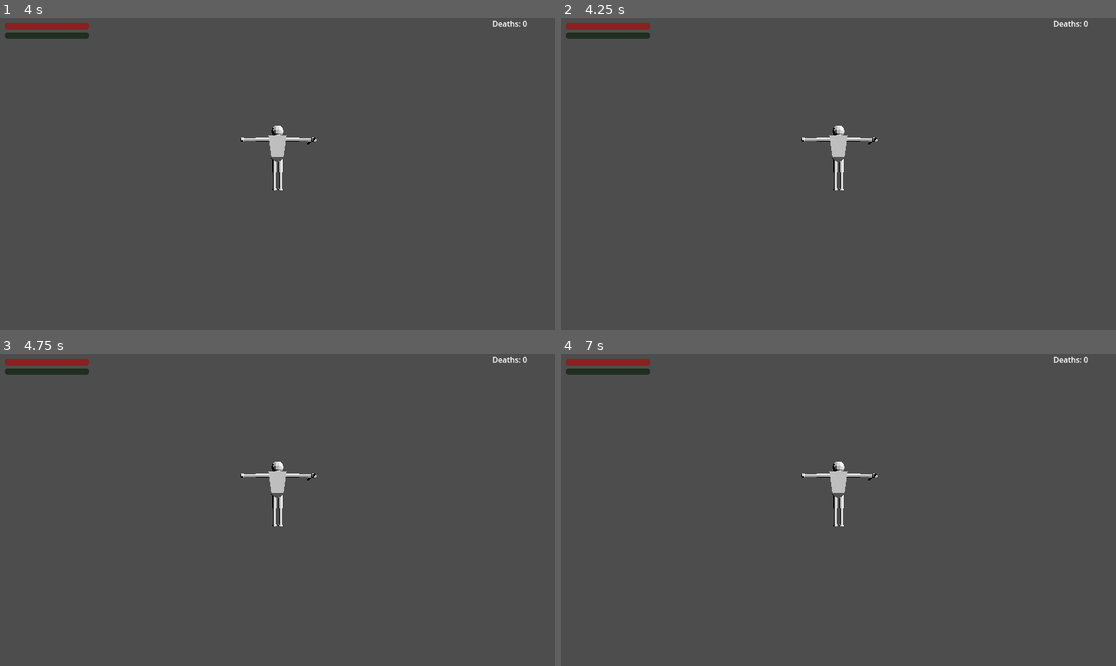
Above: before the commit, frames 1-4 (two rows, left to right).
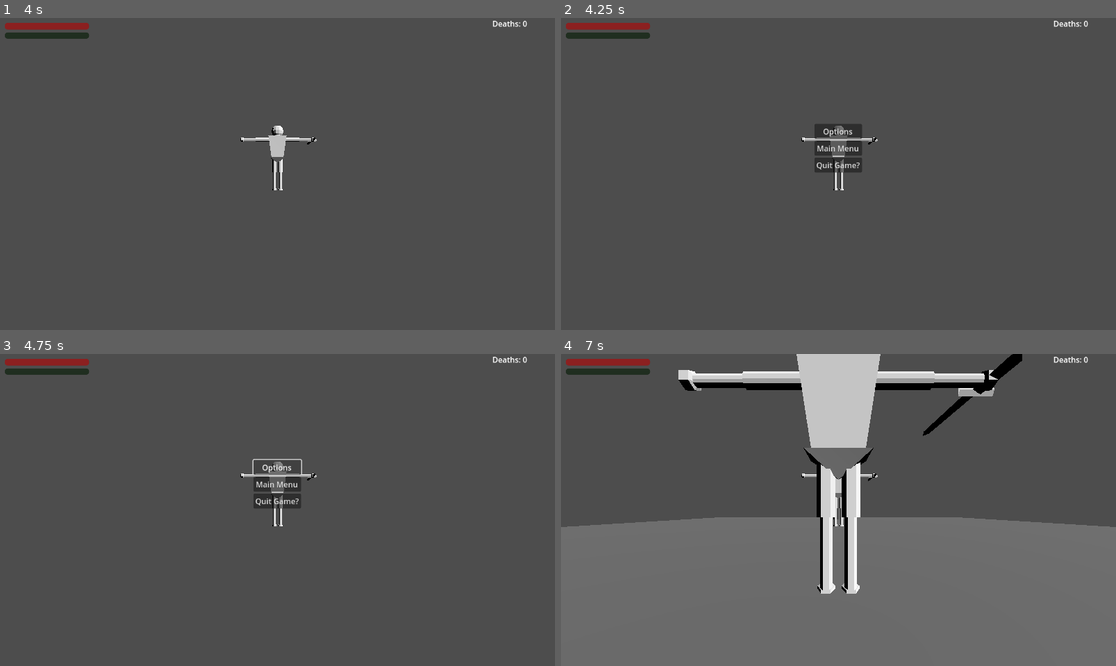
Above: after the commit, the same moments.

Repository: Simen732/Souls-like-game
Game: Godot game, scene res://scenes/main.tscn
Same seed, same stepped clock (60 frames per second), same inputs: the game is played once before the commit and once after it.
Inputs (mouse positions are in pixels of both pictures, inside the frame that each line leads up to):
- Up to frame 1 (4 s): move the mouse to (305, 174) at 0.52 s; hold W (up) from 0.53 s (still down); tap Space (dogde) at 0.6, 2.1, 3.6 s; tap F (jump) at 0.77, 1.52, 3.02, 3.77 s; move the mouse to (249, 174) at 1.27 s; tap Shift (run) at 1.35, 2.85 s; move the mouse to (288, 167) at 2.02 s; move the mouse to (271, 180) at 2.77 s; move the mouse to (316, 177) at 3.52 s
- Up to frame 2 (4.25 s): keep holding W (up); tap Escape (escape) at 4.15 s
- Up to frame 3 (4.75 s): release W (up) at 4.25 s; click (277, 466) at 4.25 s, where only the run after the commit has a clickable "Options"
- Up to frame 4 (7 s): click (838, 485) at 5 s, where only the run after the commit has a clickable "Main Menu"; click (838, 510) at 5.75 s, where only the run after the commit has a clickable "Main Menu"; click (838, 494) at 6.5 s, where only the run after the commit has a clickable "Play"

Frame 1 is identical in both runs. In frame 2, 1.1% of the frame differs, in the area x 45-55%, y 34-50%; in frame 3, 0.9%; in frame 4, 55%, in the area x 0-100%, y 0-100%.

Commit message:
lagt til main menu og in game menu

Diff:
--- a/Scripts/CharacterBody3D.gd
+++ b/Scripts/CharacterBody3D.gd
@@ -11,6 +11,7 @@
 @onready var currentHealth = $Health
 @onready var currentStamina = $Stamina
 @onready var death_counter = $deathCounter
+@onready var menu = $Menu
 
 #-----------------------------------------------------------------------------------------------------#
 
@@ -40,6 +41,7 @@
 #-----------------------------------------------------------------------------------------------------#
 
 func _ready():
+	menu.visible = false
 	currentStamina.max_value = maxStamina
 	currentStamina.value = currentStamina.max_value
 
@@ -75,9 +77,12 @@
 		if Menu_open == false:
 			Input.set_mouse_mode(Input.MOUSE_MODE_VISIBLE)
 			Menu_open = true
+			animation_player.play("Menu")
 		else:
 			Input.set_mouse_mode(Input.MOUSE_MODE_CAPTURED)
 			Menu_open = false
+			animation_player.play("menuClose")
+
 
 	# Handle movement and dodging
 	var input_dir = Input.get_vector("left", "right", "up", "down")
@@ -156,6 +161,7 @@
 	animation_player.play("RESET")
 	currentHealth.value = maxHealth
 	playerIsDying = false
+	menu.visible = false
 
 #-----------------------------------------------------------------------------------------------------#
 
--- /dev/null
+++ b/Scripts/main_menu.gd
@@ -0,0 +1,8 @@
+extends Control
+
+
+# Called when the node enters the scene tree for the first time.
+
+
+func _on_play_pressed():
+	get_tree().change_scene_to_file("res://scenes/main.tscn")
--- /dev/null
+++ b/Scripts/menu.gd
@@ -0,0 +1,9 @@
+extends Control
+
+
+func _on_quit_game_pressed():
+	get_tree().quit()
+
+
+func _on_main_menu_pressed():
+	get_tree().change_scene_to_file("res://scenes/main_menu.tscn")
--- a/scenes/mainDude.tscn
+++ b/scenes/mainDude.tscn
@@ -1,9 +1,10 @@
-[gd_scene load_steps=10 format=3 uid="uid://bm1tkh7x1d3cl"]
+[gd_scene load_steps=13 format=3 uid="uid://bm1tkh7x1d3cl"]
 
 [ext_resource type="Script" path="res://Scripts/CharacterBody3D.gd" id="1_5ft5w"]
 [ext_resource type="FontFile" uid="uid://b1cueuu1ntugv" path="res://Fonts/Times New Roman.ttf" id="2_a7juk"]
 [ext_resource type="AudioStream" uid="uid://ci6717seh6nkl" path="res://Sound-Effect and music/dark-souls-'-you-died-'-sound-effect-made-with-Voicemod.mp3" id="3_y6gpd"]
 [ext_resource type="PackedScene" uid="uid://uaf3lmjkeoqg" path="res://scenes/main_dude.tscn" id="4_mbgjp"]
+[ext_resource type="PackedScene" uid="uid://8cj4yntvqgt4" path="res://scenes/menu.tscn" id="5_fnvqp"]
 
 [sub_resource type="CapsuleShape3D" id="CapsuleShape3D_jhb74"]
 height = 2.10372
@@ -57,6 +58,18 @@
 "transitions": PackedFloat32Array(1),
 "update": 0,
 "values": [Vector3(0, 0, 0)]
+}
+tracks/4/type = "value"
+tracks/4/imported = false
+tracks/4/enabled = false
+tracks/4/path = NodePath("Menu:visible")
+tracks/4/interp = 1
+tracks/4/loop_wrap = true
+tracks/4/keys = {
+"times": PackedFloat32Array(0),
+"transitions": PackedFloat32Array(1),
+"update": 1,
+"values": [true]
 }
 
 [sub_resource type="Animation" id="Animation_a5fro"]
@@ -114,11 +127,43 @@
 "values": [Vector3(0, 0, 0), Vector3(1.5708, 0, 0)]
 }
 
+[sub_resource type="Animation" id="Animation_x0vj4"]
+resource_name = "Menu"
+tracks/0/type = "value"
+tracks/0/imported = false
+tracks/0/enabled = true
+tracks/0/path = NodePath("Menu:visible")
+tracks/0/interp = 1
+tracks/0/loop_wrap = true
+tracks/0/keys = {
+"times": PackedFloat32Array(0),
+"transitions": PackedFloat32Array(1),
+"update": 1,
+"values": [true]
+}
+
+[sub_resource type="Animation" id="Animation_x8p6e"]
+resource_name = "menuClose"
+tracks/0/type = "value"
+tracks/0/imported = false
+tracks/0/enabled = true
+tracks/0/path = NodePath("Menu:visible")
+tracks/0/interp = 1
+tracks/0/loop_wrap = true
+tracks/0/keys = {
+"times": PackedFloat32Array(0),
+"transitions": PackedFloat32Array(1),
+"update": 1,
+"values": [false]
+}
+
 [sub_resource type="AnimationLibrary" id="AnimationLibrary_q26w4"]
 _data = {
+"Menu": SubResource("Animation_x0vj4"),
 "RESET": SubResource("Animation_noais"),
 "death": SubResource("Animation_a5fro"),
-"deathScreen": SubResource("Animation_tkp4n")
+"deathScreen": SubResource("Animation_tkp4n"),
+"menuClose": SubResource("Animation_x8p6e")
 }
 
 [node name="CharacterBody3D" type="CharacterBody3D"]
@@ -178,4 +223,6 @@
 grow_horizontal = 0
 text = "Deaths: 0"
 
+[node name="Menu" parent="." instance=ExtResource("5_fnvqp")]
+
 [connection signal="timeout" from="deathTimer" to="." method="_on_death_timer_timeout"]
--- /dev/null
+++ b/scenes/main_menu.tscn
@@ -0,0 +1,45 @@
+[gd_scene load_steps=2 format=3 uid="uid://bag7qdcck7qe3"]
+
+[ext_resource type="Script" path="res://Scripts/main_menu.gd" id="1_8j11j"]
+
+[node name="mainMenu" type="Control"]
+layout_mode = 3
+anchors_preset = 15
+anchor_right = 1.0
+anchor_bottom = 1.0
+grow_horizontal = 2
+grow_vertical = 2
+script = ExtResource("1_8j11j")
+
+[node name="MarginContainer" type="MarginContainer" parent="."]
+layout_mode = 1
+anchors_preset = 8
+anchor_left = 0.5
+anchor_top = 0.5
+anchor_right = 0.5
+anchor_bottom = 0.5
+offset_left = -49.5
+offset_top = -50.5
+offset_right = 49.5
+offset_bottom = 50.5
+grow_horizontal = 2
+grow_vertical = 2
+
+[node name="VBoxContainer" type="VBoxContainer" parent="MarginContainer"]
+layout_mode = 2
+size_flags_horizontal = 4
+
+[node name="Play" type="Button" parent="MarginContainer/VBoxContainer"]
+layout_mode = 2
+text = "Play
+"
+
+[node name="Main menu" type="Button" parent="MarginContainer/VBoxContainer"]
+layout_mode = 2
+text = "Main Menu"
+
+[node name="Quit Game" type="Button" parent="MarginContainer/VBoxContainer"]
+layout_mode = 2
+text = "Quit Game?"
+
+[connection signal="pressed" from="MarginContainer/VBoxContainer/Play" to="." method="_on_play_pressed"]
--- /dev/null
+++ b/scenes/menu.tscn
@@ -0,0 +1,45 @@
+[gd_scene load_steps=2 format=3 uid="uid://8cj4yntvqgt4"]
+
+[ext_resource type="Script" path="res://Scripts/menu.gd" id="1_pbhk5"]
+
+[node name="Menu" type="Control"]
+layout_mode = 3
+anchors_preset = 15
+anchor_right = 1.0
+anchor_bottom = 1.0
+grow_horizontal = 2
+grow_vertical = 2
+script = ExtResource("1_pbhk5")
+
+[node name="MarginContainer" type="MarginContainer" parent="."]
+layout_mode = 1
+anchors_preset = 8
+anchor_left = 0.5
+anchor_top = 0.5
+anchor_right = 0.5
+anchor_bottom = 0.5
+offset_left = -217.0
+offset_top = -104.0
+offset_right = 217.0
+offset_bottom = 104.0
+grow_horizontal = 2
+grow_vertical = 2
+
+[node name="VBoxContainer" type="VBoxContainer" parent="MarginContainer"]
+layout_mode = 2
+size_flags_horizontal = 4
+
+[node name="Options" type="Button" parent="MarginContainer/VBoxContainer"]
+layout_mode = 2
+text = "Options"
+
+[node name="Main menu" type="Button" parent="MarginContainer/VBoxContainer"]
+layout_mode = 2
+text = "Main Menu"
+
+[node name="Quit Game" type="Button" parent="MarginContainer/VBoxContainer"]
+layout_mode = 2
+text = "Quit Game?"
+
+[connection signal="pressed" from="MarginContainer/VBoxContainer/Main menu" to="." method="_on_main_menu_pressed"]
+[connection signal="pressed" from="MarginContainer/VBoxContainer/Quit Game" to="." method="_on_quit_game_pressed"]
